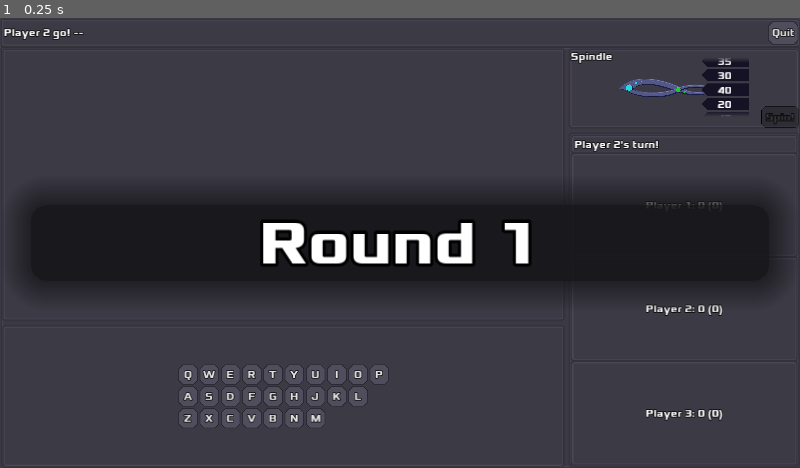
Above: before the commit, frame 1.
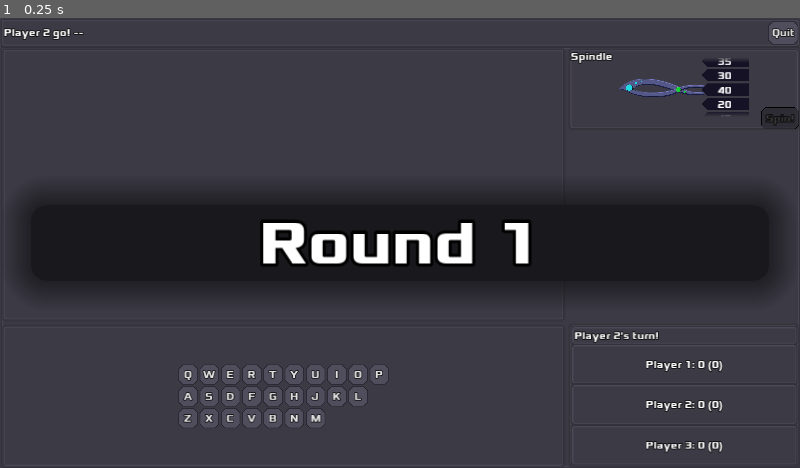
Above: after the commit, the same moment.

Repository: zacryol/spindle-of-serendipity
Game: Godot game, scene res://game/GamePanel.tscn
The game is run twice, just before and just after one commit, with the same random seed, the same clock (stepped at 60 frames per second) and the same inputs. This scene is started directly instead of the project's main scene.
Inputs:
- Up to frame 1 (0.25 s): no input

The runs differ from the first frame. In frame 1, 0.9% of the frame differs, in the area x 71-100%, y 19-97%.
Error in both runs: Division By Zero in operator '%'. (res://system/singletons/EntryManager.gd:82)

Commit message:
Shrunk/moved Player Panel in game screen

Diff:
--- a/godot/game/GamePanel.gd
+++ b/godot/game/GamePanel.gd
@@ -8,7 +8,7 @@
 onready var log_label: Label = $GP/VB/Top/HB/Label
 onready var new_button: Button = $GP/VB/Top/HB/NewG
 onready var spindle := $GP/VB/Game/HSplit/SP/Spindle
-onready var players := $GP/VB/Game/HSplit/SP/PlayersPanel
+onready var players := $GP/VB/Game/Arrange/PlayersPanel
 onready var keyboard := $GP/VB/Game/HSplit/EDKB/Keyboard
 onready var victory := $VScreen
 onready var round_sign := $RoundSign
--- a/godot/game/GamePanel.tscn
+++ b/godot/game/GamePanel.tscn
@@ -165,15 +165,21 @@
 anchor_right = 0.0
 anchor_bottom = 0.0
 margin_right = 363.0
-margin_bottom = 123.0
-size_flags_vertical = 3
-
-[node name="PlayersPanel" parent="GP/VB/Game/HSplit/SP" instance=ExtResource( 1 )]
-anchor_right = 0.0
-anchor_bottom = 0.0
-margin_top = 135.0
-margin_right = 363.0
-margin_bottom = 665.0
+margin_bottom = 125.0
+rect_min_size = Vector2( 0, 125 )
+
+[node name="Arrange" type="Control" parent="GP/VB/Game"]
+margin_left = 3.0
+margin_top = 3.0
+margin_right = 1273.0
+margin_bottom = 668.0
+mouse_filter = 2
+
+[node name="PlayersPanel" parent="GP/VB/Game/Arrange" instance=ExtResource( 1 )]
+anchor_left = 1.0
+anchor_top = 1.0
+margin_left = -363.0
+margin_top = -224.0
 size_flags_vertical = 3
 size_flags_stretch_ratio = 4.28
 
@@ -184,8 +190,9 @@
 script = ExtResource( 9 )
 
 [node name="Main" type="Control" parent="RoundSign"]
-anchor_right = 1.0
-anchor_bottom = 1.0
+anchor_top = -0.002081
+anchor_right = 1.0
+anchor_bottom = 0.997919
 margin_left = 1280.0
 margin_right = 1280.0
 __meta__ = {
@@ -261,7 +268,7 @@
 [connection signal="pressed" from="GP/VB/Top/HB/NewG" to="." method="_on_NewG_pressed"]
 [connection signal="pressed" from="GP/VB/Top/HB/Quit" to="." method="_on_Quit_pressed"]
 [connection signal="game_log" from="GP/VB/Game/HSplit/EDKB/EntryDisplay" to="." method="_log"]
-[connection signal="guess_checked" from="GP/VB/Game/HSplit/EDKB/EntryDisplay" to="GP/VB/Game/HSplit/SP/PlayersPanel" method="_on_EntryDisplay_guess_checked"]
+[connection signal="guess_checked" from="GP/VB/Game/HSplit/EDKB/EntryDisplay" to="GP/VB/Game/Arrange/PlayersPanel" method="_on_EntryDisplay_guess_checked"]
 [connection signal="letters_revealed" from="GP/VB/Game/HSplit/EDKB/EntryDisplay" to="GP/VB/Game/HSplit/SP/Spindle" method="_letters_guessed"]
 [connection signal="one_letter" from="GP/VB/Game/HSplit/EDKB/EntryDisplay" to="GP/VB/Game/HSplit/EDKB/Keyboard" method="_on_EntryDisplay_one_letter"]
 [connection signal="text_ready" from="GP/VB/Game/HSplit/EDKB/EntryDisplay" to="RoundSign" method="_on_EntryDisplay_text_ready"]
@@ -269,10 +276,10 @@
 [connection signal="game_log" from="GP/VB/Game/HSplit/EDKB/Keyboard" to="." method="_log"]
 [connection signal="key_pressed" from="GP/VB/Game/HSplit/EDKB/Keyboard" to="GP/VB/Game/HSplit/EDKB/EntryDisplay" method="_on_letter_guessed"]
 [connection signal="game_log" from="GP/VB/Game/HSplit/SP/Spindle" to="." method="_log"]
-[connection signal="score" from="GP/VB/Game/HSplit/SP/Spindle" to="GP/VB/Game/HSplit/SP/PlayersPanel" method="_score_gained"]
+[connection signal="score" from="GP/VB/Game/HSplit/SP/Spindle" to="GP/VB/Game/Arrange/PlayersPanel" method="_score_gained"]
 [connection signal="spun" from="GP/VB/Game/HSplit/SP/Spindle" to="GP/VB/Game/HSplit/EDKB/EntryDisplay" method="_on_Spindle_spun"]
-[connection signal="game_log" from="GP/VB/Game/HSplit/SP/PlayersPanel" to="." method="_log"]
-[connection signal="init_solve" from="GP/VB/Game/HSplit/SP/PlayersPanel" to="GP/VB/Game/HSplit/EDKB/EntryDisplay" method="init_solve"]
-[connection signal="pre_reset" from="GP/VB/Game/HSplit/SP/PlayersPanel" to="." method="_pre_reset"]
-[connection signal="turn_done" from="GP/VB/Game/HSplit/SP/PlayersPanel" to="GP/VB/Game/HSplit/SP/Spindle" method="_on_PlayersPanel_turn_done"]
+[connection signal="game_log" from="GP/VB/Game/Arrange/PlayersPanel" to="." method="_log"]
+[connection signal="init_solve" from="GP/VB/Game/Arrange/PlayersPanel" to="GP/VB/Game/HSplit/EDKB/EntryDisplay" method="init_solve"]
+[connection signal="pre_reset" from="GP/VB/Game/Arrange/PlayersPanel" to="." method="_pre_reset"]
+[connection signal="turn_done" from="GP/VB/Game/Arrange/PlayersPanel" to="GP/VB/Game/HSplit/SP/Spindle" method="_on_PlayersPanel_turn_done"]
 [connection signal="confirmed" from="QuitConfirm/Main/ConfirmationDialog" to="." method="_on_QuitConfirm_confirmed"]
